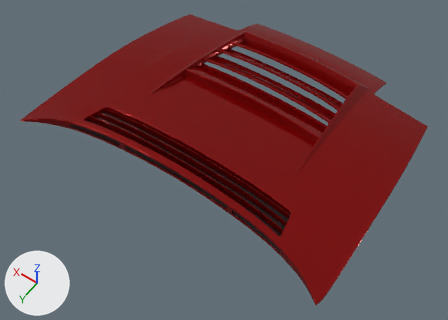
Two versions of the glTF model content/cars/nissan_rs13/bonnet_dmax.glb, one commit apart.
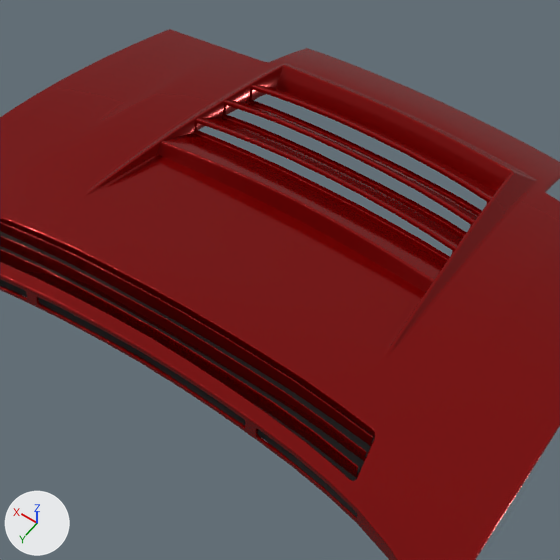
Each version is shown whole from a 50 mm lens placed at (-0.995, 0.251, 2.617), pointed at (-0.008, -1.131, 0.445), then close up on the part from 24% to 85% of the width and 0% to 86% of the height. Every picture has the same lights, and +X, +Y and +Z are marked at lower left. Where no turn or scale is listed for an object, it has been applied to the vertices. Vertices at the same position are counted once.

In view in the first close-up: 'Bonnet', 'Cover'.
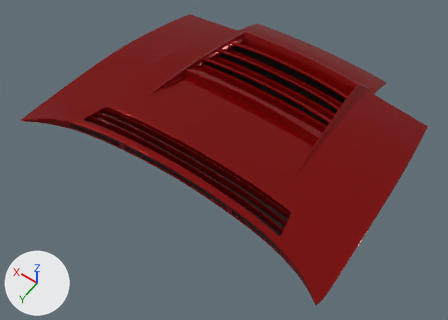
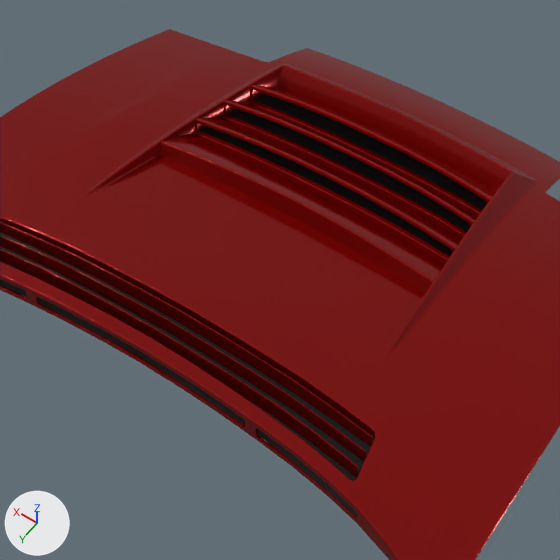
Commit message: Fix of DMax bonnet for the nissan_rs13

Where the newer file only moved an object's origin or applied its transform, the numbers keep the older frame.

Pixel boxes (x1, y1, x2, y2) of what changed, in the close-ups (560 x 560 px):
'Cover', reshaped: before (0, 231, 374, 518); after (0, 94, 487, 518)
part 1 of me_cover, added (black): after (199, 94, 487, 256)

Edits to the bpy script that builds the scene:
```text
Change me_cover:
    where me_cover.from_pydata(...)  # 24 vertices, 20 faces; spans x -0.585..0.585, y -0.064..0.148, z -0.002..0.039
    used by ob_cover; location = (0.0, -0.903, 0.657)
    verts and faces of me_cover; kept vertices keep their numbers, new ones are numbered from 24
    me_cover part 1
    add verts[24] = (-0.469, -0.849, -0.139)
    add verts[25] = (0.469, -0.849, -0.139)
    add verts[26] = (-0.469, -0.383, -0.045)
    add verts[27] = (0.469, -0.383, -0.045)
    add verts[28] = (0.0, -0.891, -0.15)
    add verts[29] = (0.0, -0.383, -0.045)
    add faces += [(25, 27, 28), (27, 29, 28), (24, 28, 29), (24, 29, 26)]
```
